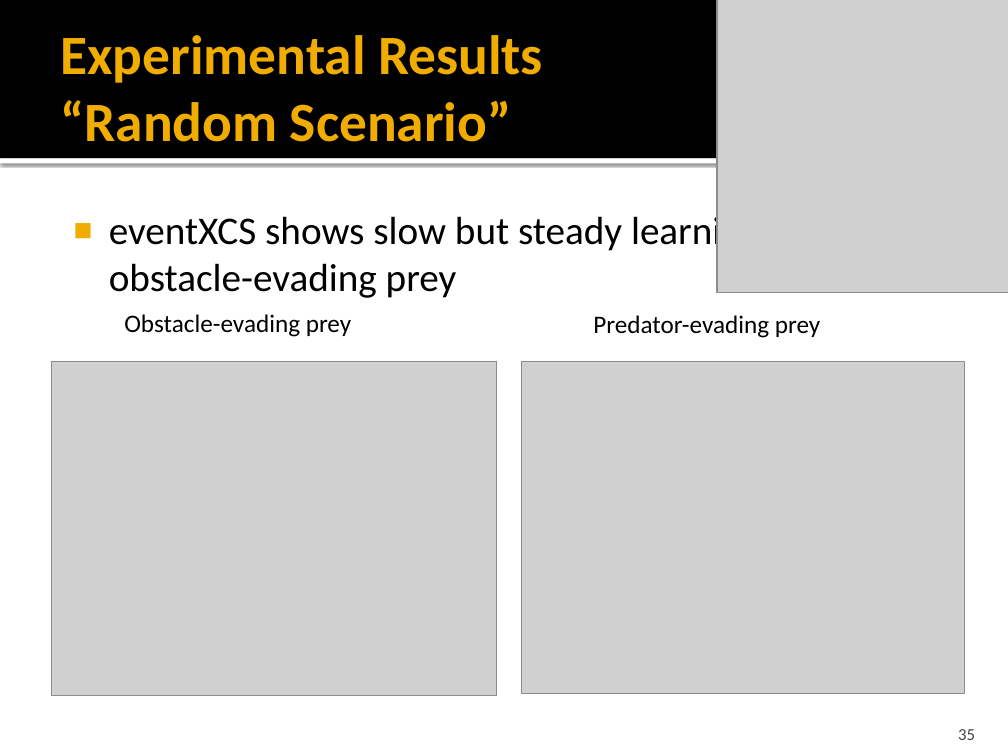
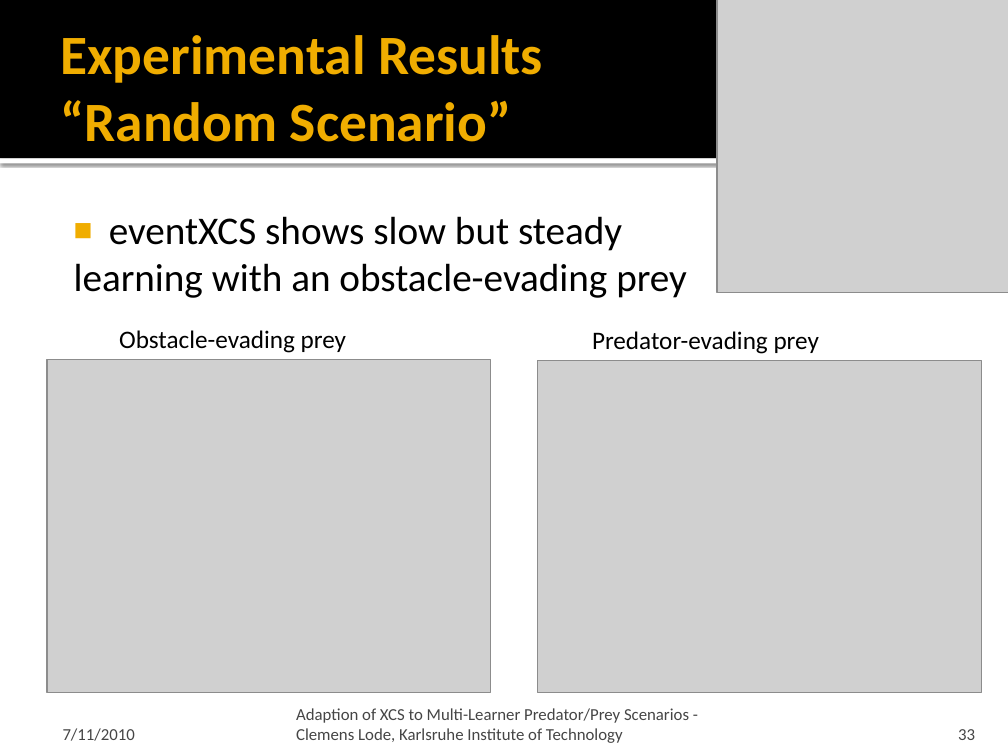
Before and after one commit to ClemensLode/GECCO-XCS-paper, a slide deck: slide 33 of Presentation/Adaption of XCS to Multi-Learner Predator.pptx (slide 35 before the commit). Drawn at 1008x756 pixels with LibreOffice and Linux fonts; fonts in the diff are those of the drawing; grey boxes stand for pictures. Boxes give left, top, right and bottom in pixels: in the first picture for what was removed or moved away, otherwise in the second. Text is boxed around its words. In the diff, an @@ line names an element or a change of style, - is before the commit and + after.

```diff
--- a/Presentation/Adaption of XCS to Multi-Learner Predator.pptx
+++ b/Presentation/Adaption of XCS to Multi-Learner Predator.pptx
@@ text at (74,216,687,298): text changed @@
-■ eventXCS shows slow but steady learning with an obstacle-evading prey
+■ eventXCS shows slow but steady
+learning with an obstacle-evading prey
@@ text "Obstacle-evading prey": place and size @@
-text "Obstacle-evading prey" at (124,314,351,337)
+text "Obstacle-evading prey" at (119,330,346,353)
@@ text "Predator-evading prey": place and size @@
-text "Predator-evading prey" at (593,315,820,338)
+text "Predator-evading prey" at (592,331,819,354)
@@ picture: place and size @@
-picture at (51,361,497,695)
+picture at (47,360,491,692)
@@ picture: place and size @@
-picture at (521,361,965,694)
+picture at (537,360,981,692)
@@ text added at (296,708,689,743), 12 pt, text #454545 @@
+Adaption of XCS to Multi-Learner Predator/Prey Scenarios - Clemens Lode, Karlsruhe Institute of Technology
@@ text added at (63,728,135,741), 12 pt, text #454545 @@
+7/11/2010
@@ page number at (958,729,975,740): text changed @@
-35
+33
```
Also in this commit, not shown: 37 other slides changed, 4 slides added, 4 slides removed, 1 other file.
